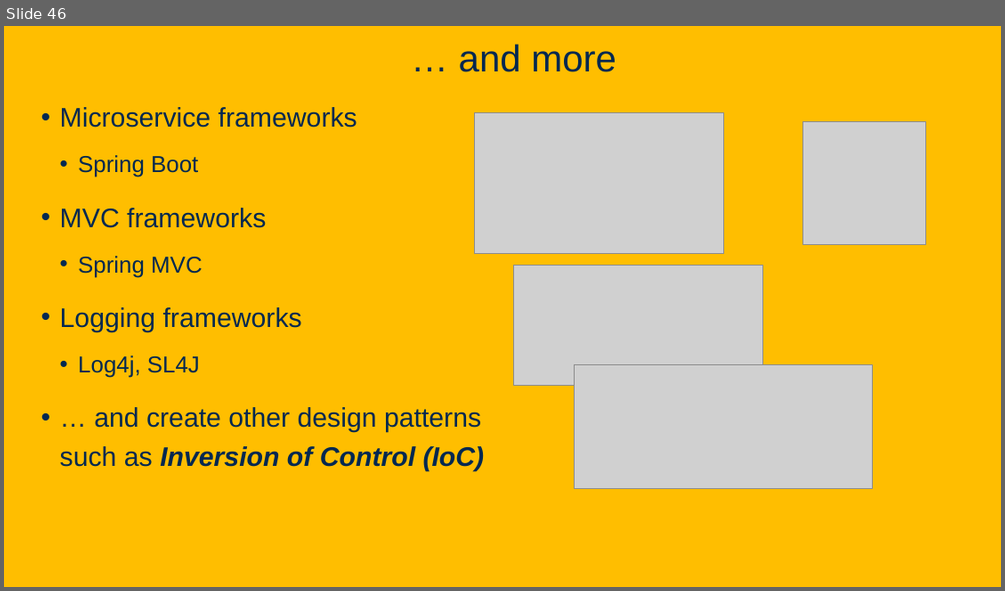
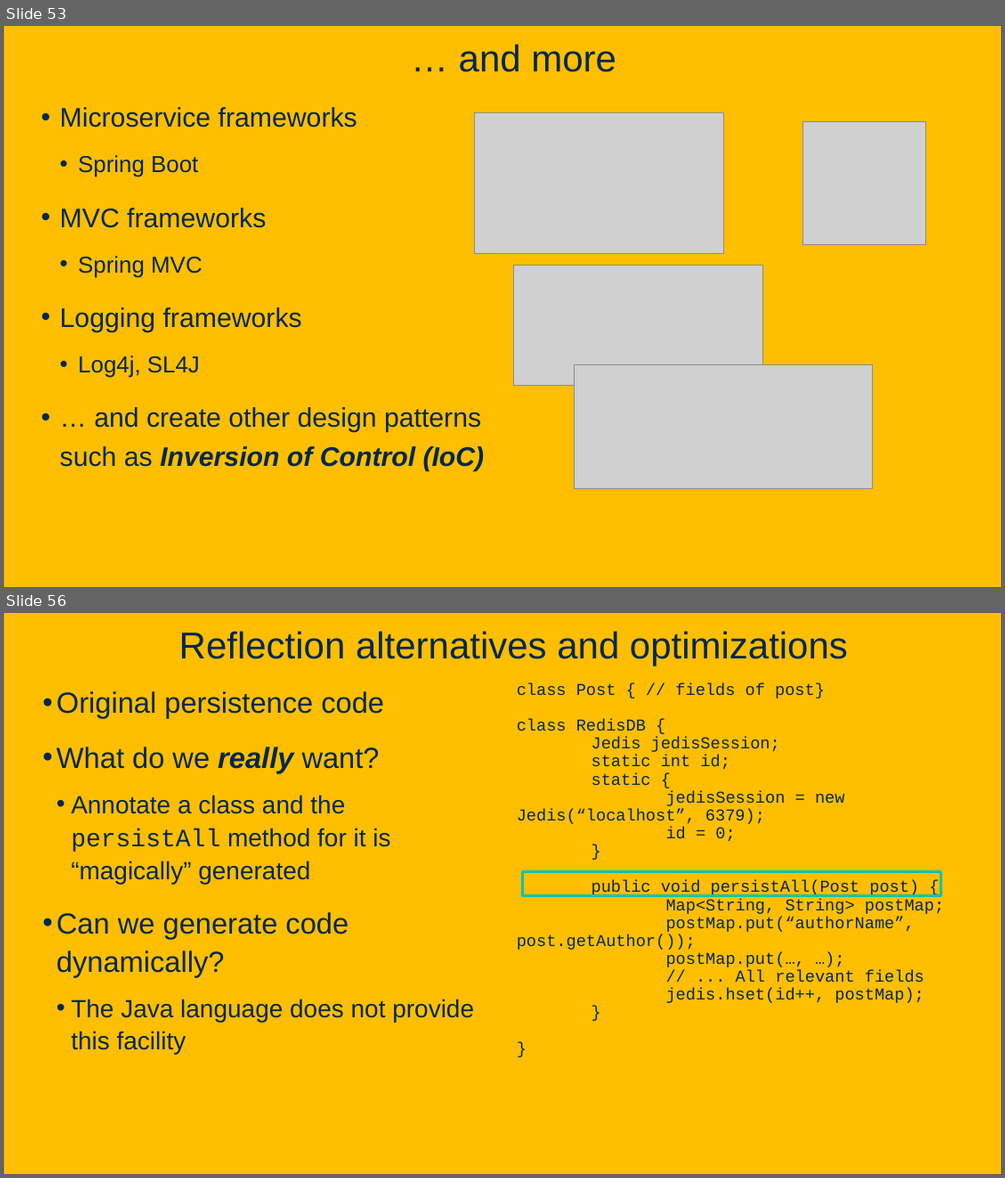
Before and after one commit to davsec-teaching/ECS160-Winter2025, a slide deck: slides/5_annotations_and_reflection.pptx. Shown one above the other, each under a label of ours: slide 46 before the commit, slides 53 and 56 after it; the slides between them are not shown. The pictures are 1005x591 and 1005x1178 pixels, drawn with LibreOffice and Linux fonts; fonts in the diff are those of the drawing; grey boxes stand for pictures; background and template pictures are left out. Boxes give left, top, right and bottom in pixels: in the first picture for what was removed or moved away, otherwise in the second. Text is boxed around its words. In the diff, an @@ line names an element or a change of style, - is before the commit and + after.

Commit message:
update annotations and reflection slides

```diff
--- a/slides/5_annotations_and_reflection.pptx
+++ b/slides/5_annotations_and_reflection.pptx
@@ slide 56 added at [4,613,1001,1174], background picture (left out) @@
@@ title added at [179,631,848,666], 36 pt, text #022850 @@
+Reflection alternatives and optimizations
@@ text added at [57,691,474,1054], 24 pt, text #022850 @@
+• Original persistence code
+• What do we really want?
+  • Annotate a class and the persistAll method for it is “magically” generated
+• Can we generate code dynamically?
+  • The Java language does not provide this facility
@@ text added at [517,683,944,1003], 16 pt, text #022850 @@
+class Post { // fields of post}
+class RedisDB {
+Jedis jedisSession;
+static int id;
+static {
+jedisSession = new Jedis(“localhost”, 6379);
+id = 0;
+}
+public void persistAll(Post post) {
+Map<String, String> postMap;
+postMap.put(“authorName”, post.getAuthor());
+postMap.put(…, …);
+// ... All relevant fields
+jedis.hset(id++, postMap);
+}
+}
@@ rectangle added at [523,872,941,896], outline #00C4B2 2.5 pt @@
@@ what was slide 46 is now slide 53 @@
```
Also in this commit, not shown: 4 slides changed, 35 other slides added, 2 slides removed.
